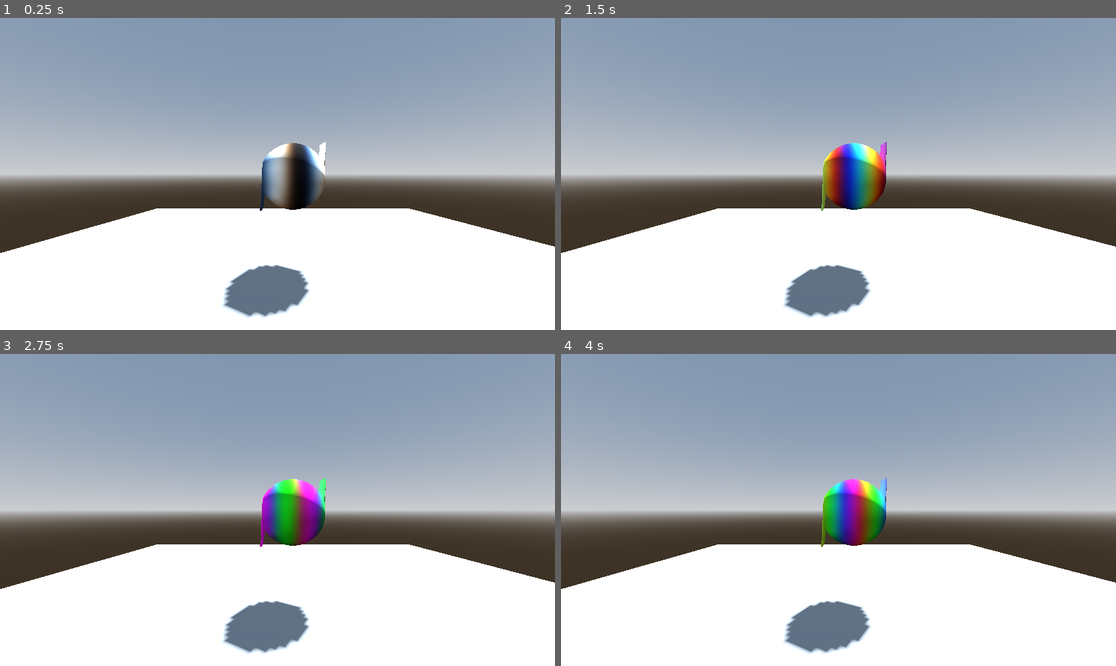
Above: before the commit, frames 1-4 (two rows, left to right).
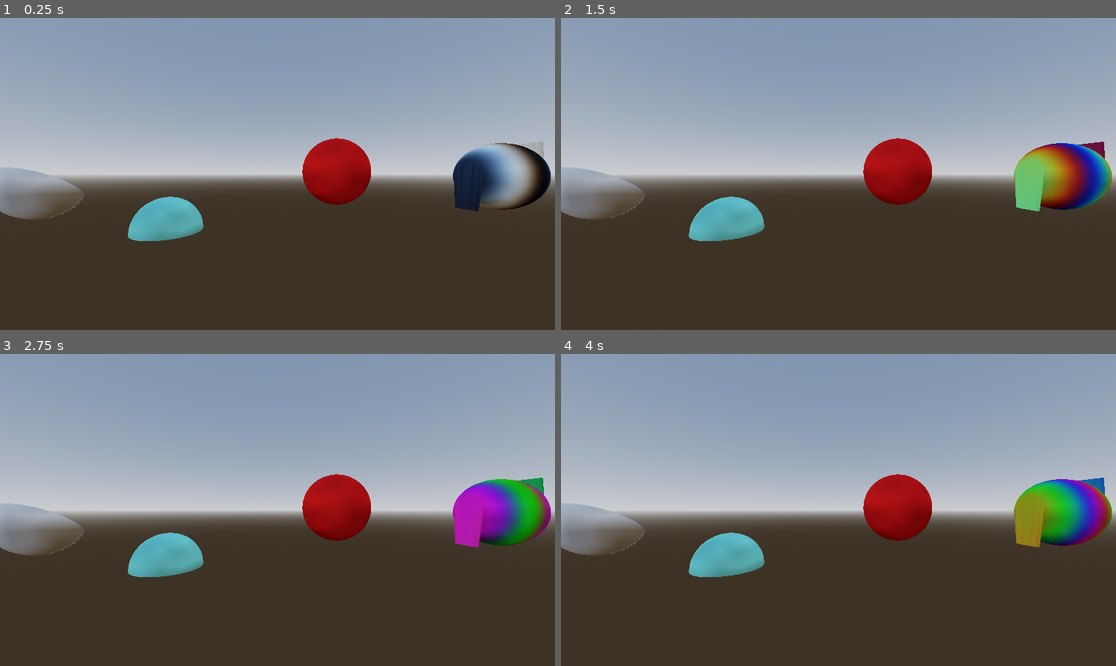
Above: after the commit, the same moments.

Repository: cpoll/sandbox-godot
Game: Godot game, scene res://main.tscn
Same seed, same stepped clock (60 frames per second), same inputs: the game is played once before the commit and once after it.
Inputs:
- Up to frame 1 (0.25 s): no input
- Up to frame 2 (1.5 s): no input
- Up to frame 3 (2.75 s): no input
- Up to frame 4 (4 s): no input

The runs differ from the first frame. In frame 1, 44% of the frame differs, in the area x 0-100%, y 38-100%; in frame 2, 44%; in frame 3, 44%; in frame 4, 44%.

Commit message:
working warp shader half (global coords)

Diff:
--- /dev/null
+++ b/Materials/warp.tres
@@ -0,0 +1,7 @@
+[gd_resource type="ShaderMaterial" load_steps=2 format=3 uid="uid://ba2gsb7naaf31"]
+
+[ext_resource type="Shader" uid="uid://b3q7im86y864q" path="res://Shaders/warp.gdshader" id="1_tiks5"]
+
+[resource]
+render_priority = 0
+shader = ExtResource("1_tiks5")
--- /dev/null
+++ b/Shaders/warp-visual.tres
@@ -0,0 +1,101 @@
+[gd_resource type="VisualShader" load_steps=8 format=3 uid="uid://drroqopsl1juf"]
+
+[sub_resource type="VisualShaderNodeColorParameter" id="VisualShaderNodeColorParameter_rqhmd"]
+parameter_name = "base_color"
+default_value_enabled = true
+default_value = Color(0.541729, 0.96574, 0.914706, 1)
+
+[sub_resource type="VisualShaderNodeFloatConstant" id="VisualShaderNodeFloatConstant_8pfb8"]
+constant = 0.5
+
+[sub_resource type="VisualShaderNodeVaryingGetter" id="VisualShaderNodeVaryingGetter_rqhmd"]
+expanded_output_ports = [0]
+varying_name = "WorldPos"
+varying_type = 4
+
+[sub_resource type="VisualShaderNodeVaryingSetter" id="VisualShaderNodeVaryingSetter_angqo"]
+varying_name = "WorldPos"
+varying_type = 4
+
+[sub_resource type="VisualShaderNodeInput" id="VisualShaderNodeInput_3nhan"]
+input_name = "vertex"
+
+[sub_resource type="VisualShaderNodeInput" id="VisualShaderNodeInput_4ic4a"]
+input_name = "model_matrix"
+
+[sub_resource type="VisualShaderNodeTransformVecMult" id="VisualShaderNodeTransformVecMult_vtuhc"]
+
+[resource]
+code = "shader_type spatial;
+render_mode blend_mix, depth_draw_opaque, cull_disabled, diffuse_lambert, specular_schlick_ggx;
+
+
+// Varyings
+varying vec3 var_WorldPos;
+
+uniform vec4 base_color : source_color = vec4(0.541729, 0.965740, 0.914706, 1.000000);
+
+
+
+void vertex() {
+// Input:4
+	mat4 n_out4p0 = MODEL_MATRIX;
+
+
+// Input:3
+	vec3 n_out3p0 = VERTEX;
+
+
+// TransformVectorMult:5
+	vec3 n_out5p0 = (n_out4p0 * vec4(n_out3p0, 1.0)).xyz;
+
+
+// VaryingSetter:2
+	var_WorldPos = n_out5p0;
+
+
+}
+
+void fragment() {
+// ColorParameter:2
+	vec4 n_out2p0 = base_color;
+
+
+// VaryingGetter:4
+	vec3 n_out4p0 = var_WorldPos;
+	float n_out4p2 = n_out4p0.g;
+
+
+// FloatConstant:3
+	float n_out3p0 = 0.500000;
+
+
+// Output:0
+	ALBEDO = vec3(n_out2p0.xyz);
+	ALPHA = n_out4p2;
+	ALPHA_SCISSOR_THRESHOLD = n_out3p0;
+
+
+}
+"
+graph_offset = Vector2(-279.049, -164.075)
+modes/cull = 2
+varyings/WorldPos = "0,4"
+nodes/vertex/0/position = Vector2(1460, 20)
+nodes/vertex/2/node = SubResource("VisualShaderNodeVaryingSetter_angqo")
+nodes/vertex/2/position = Vector2(700, 280)
+nodes/vertex/3/node = SubResource("VisualShaderNodeInput_3nhan")
+nodes/vertex/3/position = Vector2(0, 300)
+nodes/vertex/4/node = SubResource("VisualShaderNodeInput_4ic4a")
+nodes/vertex/4/position = Vector2(20, 140)
+nodes/vertex/5/node = SubResource("VisualShaderNodeTransformVecMult_vtuhc")
+nodes/vertex/5/position = Vector2(400, 180)
+nodes/vertex/connections = PackedInt32Array(4, 0, 5, 0, 3, 0, 5, 1, 5, 0, 2, 0)
+nodes/fragment/0/position = Vector2(1400, -20)
+nodes/fragment/2/node = SubResource("VisualShaderNodeColorParameter_rqhmd")
+nodes/fragment/2/position = Vector2(160, 0)
+nodes/fragment/3/node = SubResource("VisualShaderNodeFloatConstant_8pfb8")
+nodes/fragment/3/position = Vector2(500, 580)
+nodes/fragment/4/node = SubResource("VisualShaderNodeVaryingGetter_rqhmd")
+nodes/fragment/4/position = Vector2(-240, 480)
+nodes/fragment/connections = PackedInt32Array(2, 0, 0, 0, 4, 2, 0, 1, 3, 0, 0, 19)
--- /dev/null
+++ b/Shaders/warp.gdshader
@@ -0,0 +1,25 @@
+shader_type spatial;
+// render_mode cull_disabled;
+render_mode cull_disabled;
+
+varying vec3 local_position;
+
+void vertex() {
+	// Pass the local vertex position to the fragment shader
+	local_position = VERTEX;
+}
+
+void fragment() {
+	float threshold = 0.0; // Adjust this value to control the transparency boundary
+	if (local_position.y > threshold) {
+		ALPHA = 0.0; // Fully transparent
+	} else {
+		ALPHA = 1.0; // Fully opaque
+	}
+
+    //if(!FRONT_FACING) {
+        //ALBEDO = vec3(0.0, 0.0, 0.0);
+        //DEPTH = -100.0;
+    //}
+
+}
--- /dev/null
+++ b/Shaders/warp2.gdshader
@@ -0,0 +1,22 @@
+shader_type spatial;
+
+/**
+ * Base Color
+ * [b]boop[/b]
+*/
+uniform vec3 base_color : source_color = vec3(1.0, 0.0, 0.0);
+
+
+void vertex() {
+	// Called for every vertex the material is visible on.
+}
+
+void fragment() {
+	// Called for every pixel the material is visible on.
+    ALBEDO = base_color;
+}
+
+//void light() {
+//	// Called for every pixel for every light affecting the material.
+//	// Uncomment to replace the default light processing function with this one.
+//}
--- a/main.tscn
+++ b/main.tscn
@@ -1,6 +1,9 @@
-[gd_scene load_steps=7 format=3 uid="uid://cc46equgey5d4"]
+[gd_scene load_steps=15 format=3 uid="uid://cc46equgey5d4"]
 
 [ext_resource type="Material" uid="uid://b5sb2y6subx1b" path="res://Materials/shader1.tres" id="1_ig7tw"]
+[ext_resource type="Material" uid="uid://ba2gsb7naaf31" path="res://Materials/warp.tres" id="2_0xm2m"]
+[ext_resource type="Shader" uid="uid://dc2dox2602461" path="res://Shaders/warp2.gdshader" id="3_h2yge"]
+[ext_resource type="Shader" uid="uid://drroqopsl1juf" path="res://Shaders/warp-visual.tres" id="4_1bvp3"]
 
 [sub_resource type="ProceduralSkyMaterial" id="ProceduralSkyMaterial_7dm0k"]
 sky_horizon_color = Color(0.662243, 0.671743, 0.686743, 1)
@@ -19,6 +22,23 @@
 
 [sub_resource type="SphereMesh" id="SphereMesh_7dm0k"]
 
+[sub_resource type="SphereMesh" id="SphereMesh_0xm2m"]
+
+[sub_resource type="ShaderMaterial" id="ShaderMaterial_1bvp3"]
+render_priority = 0
+shader = ExtResource("3_h2yge")
+shader_parameter/base_color = Color(1, 0, 0, 1)
+
+[sub_resource type="SphereMesh" id="SphereMesh_lquwl"]
+material = SubResource("ShaderMaterial_1bvp3")
+
+[sub_resource type="ShaderMaterial" id="ShaderMaterial_lquwl"]
+render_priority = 0
+shader = ExtResource("4_1bvp3")
+shader_parameter/base_color = Color(0.541729, 0.96574, 0.914706, 1)
+
+[sub_resource type="SphereMesh" id="SphereMesh_7mycd"]
+
 [node name="Node3D" type="Node3D"]
 
 [node name="WorldEnvironment" type="WorldEnvironment" parent="."]
@@ -26,15 +46,34 @@
 
 [node name="DirectionalLight3D" type="DirectionalLight3D" parent="."]
 transform = Transform3D(-0.866023, -0.433016, 0.250001, 0, 0.499998, 0.866027, -0.500003, 0.749999, -0.43301, 0, 0, 0)
+visible = false
 shadow_enabled = true
 
 [node name="Camera3D" type="Camera3D" parent="."]
 transform = Transform3D(1, 0, 0, 0, 1, 0, 0, 0, 1, -0.212331, 1.36525, 3.11231)
+visible = false
 
 [node name="Floor" type="MeshInstance3D" parent="."]
+transform = Transform3D(1, 0, 0, 0, 1, 0, 0, 0, 1, 0.162292, -0.076239, -0.0155282)
+visible = false
 mesh = SubResource("PlaneMesh_7dm0k")
 
 [node name="ShaderSphere" type="MeshInstance3D" parent="."]
-transform = Transform3D(1, 0, 0, 0, 1, 0, 0, 0, 1, 0.0153985, 1.32962, 0.0132924)
+transform = Transform3D(1, 0, 0, 0, 1, 0, 0, 0, 1, 3.12238, 1.32962, 0.0132924)
 mesh = SubResource("SphereMesh_7dm0k")
 surface_material_override/0 = ExtResource("1_ig7tw")
+
+[node name="WarpEffect" type="MeshInstance3D" parent="."]
+transform = Transform3D(1, 0, 0, 0, 0.842142, 0.539256, 0, -0.539256, 0.842142, -3.78688, 1.18451, 0.0265848)
+mesh = SubResource("SphereMesh_0xm2m")
+skeleton = NodePath("../ShaderSphere")
+surface_material_override/0 = ExtResource("2_0xm2m")
+
+[node name="MeshInstance3D" type="MeshInstance3D" parent="."]
+transform = Transform3D(1, 0, 0, 0, 1, 0, 0, 0, 1, 0.67324, 1.40122, 0)
+mesh = SubResource("SphereMesh_lquwl")
+
+[node name="WarpVisual" type="MeshInstance3D" parent="."]
+transform = Transform3D(1, 0, 0, 0, 1, 0, 0, 0, 1, -1.88094, 0.513176, 0)
+material_override = SubResource("ShaderMaterial_lquwl")
+mesh = SubResource("SphereMesh_7mycd")
Not shown, added: Shaders/warp.gdshader.uid
Not shown, added: Shaders/warp2.gdshader.uid
